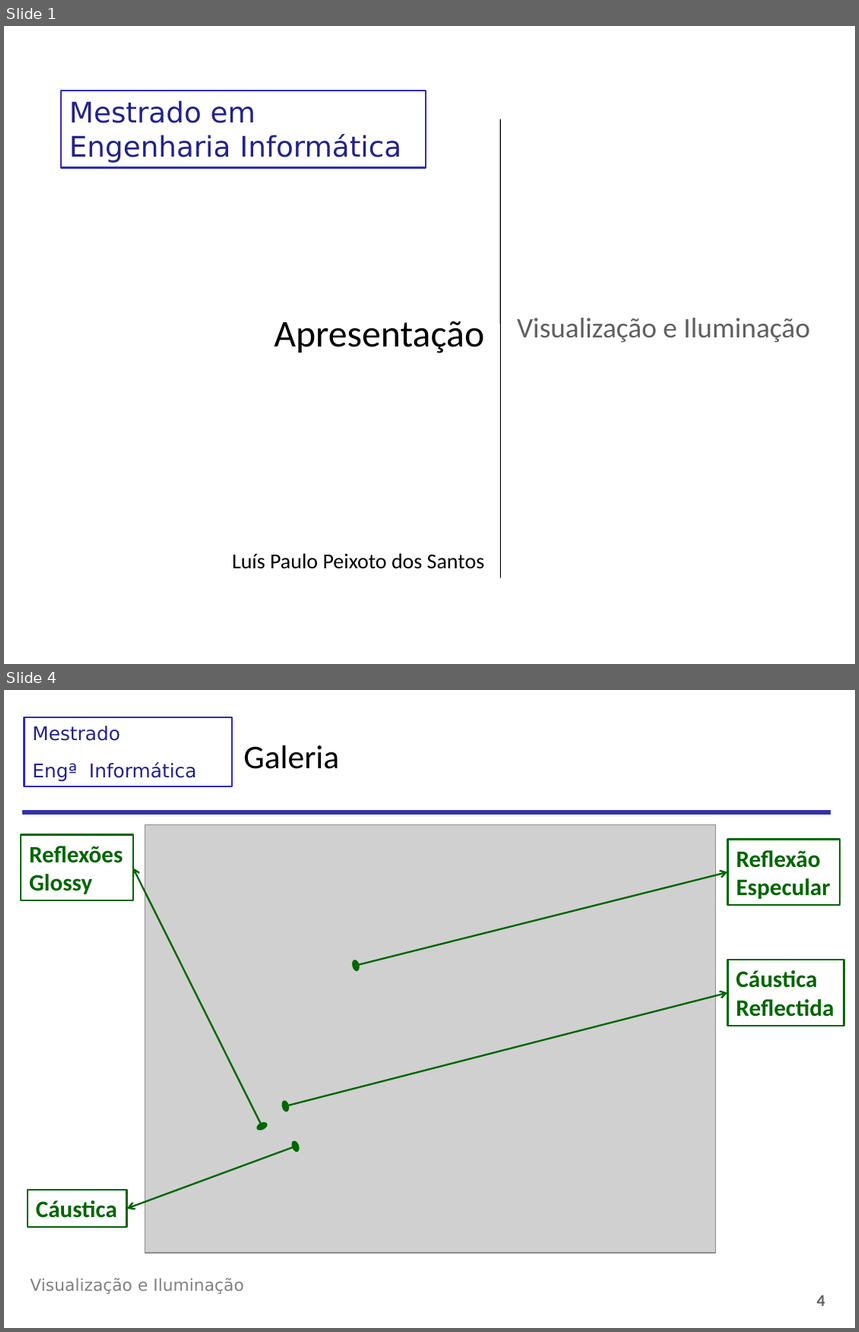
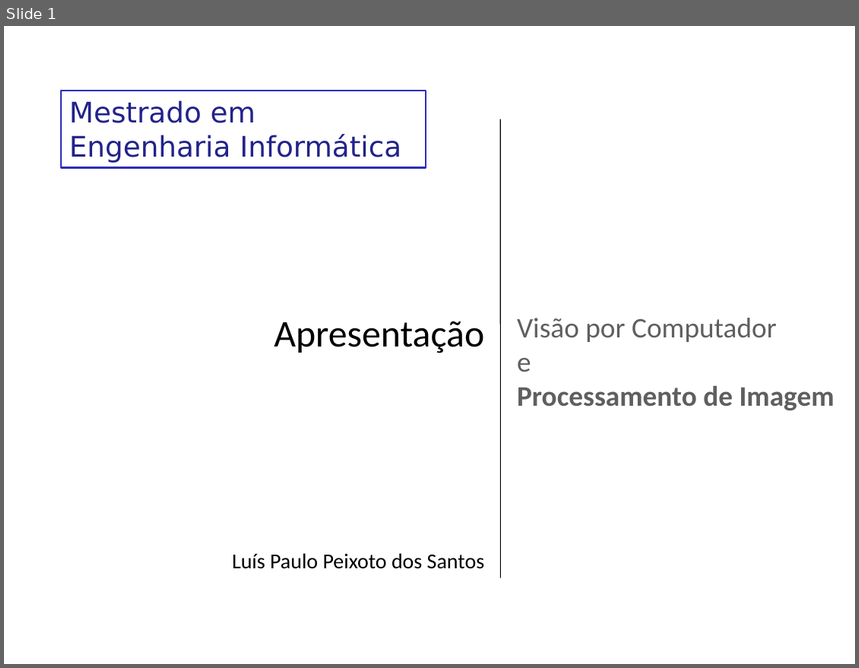
Before and after one commit to LykiFyar/stuff, a slide deck: Yr4/Sem2/CG/VCPI/Aulas/Aula1/00-Apresentacao.pptx. Shown one above the other, each under a label of ours: slides 1 and 4 before the commit, slide 1 after it; the slides between them are not shown. The pictures are 859x1332 and 859x668 pixels, drawn with LibreOffice and Linux fonts; fonts in the diff are those of the drawing; grey boxes stand for pictures; background and template pictures are left out. Boxes give left, top, right and bottom in pixels: in the first picture for what was removed or moved away, otherwise in the second. Text is boxed around its words. In the diff, an @@ line names an element or a change of style, - is before the commit and + after.

```diff
--- a/Yr4/Sem2/CG/VCPI/Aulas/Aula1/00-Apresentacao.pptx
+++ b/Yr4/Sem2/CG/VCPI/Aulas/Aula1/00-Apresentacao.pptx
@@ slide 4 removed at (4,690,855,1328), background picture (left out) @@
@@ rectangle removed at (25,717,232,787) @@
-Mestrado
-Engª Informática
@@ title removed at (243,745,339,769) @@
-Galeria
@@ rectangle removed at (23,810,831,815) @@
@@ picture removed at (145,825,715,1252) @@
@@ rectangle removed at (21,834,133,901) @@
-Reflexões
-Glossy
@@ rectangle removed at (728,839,840,904) @@
-Reflexão
-Especular
@@ double arrow removed from (262, 1127) to (133, 868) @@
@@ double arrow removed from (356, 966) to (728, 872) @@
@@ rectangle removed at (728,960,844,1025) @@
-Cáustica
-Reflectida
@@ double arrow removed from (286, 1106) to (728, 993) @@
@@ double arrow removed from (296, 1146) to (126, 1209) @@
@@ rectangle removed at (28,1191,127,1228) @@
-Cáustica
@@ text removed at (30,1278,244,1294) @@
-Visualização e Iluminação
@@ page number removed at (817,1296,826,1306) @@
-4
@@ slide 1 changed as well @@
@@ title at (517,318,835,411): text changed; bold on @@
-Visualização e Iluminação
+Visão por Computador
+e
+Processamento de Imagem
```
Also in this commit, not shown: 1 other slide changed, 2 slides added, 4 other slides removed, 17 other files.
